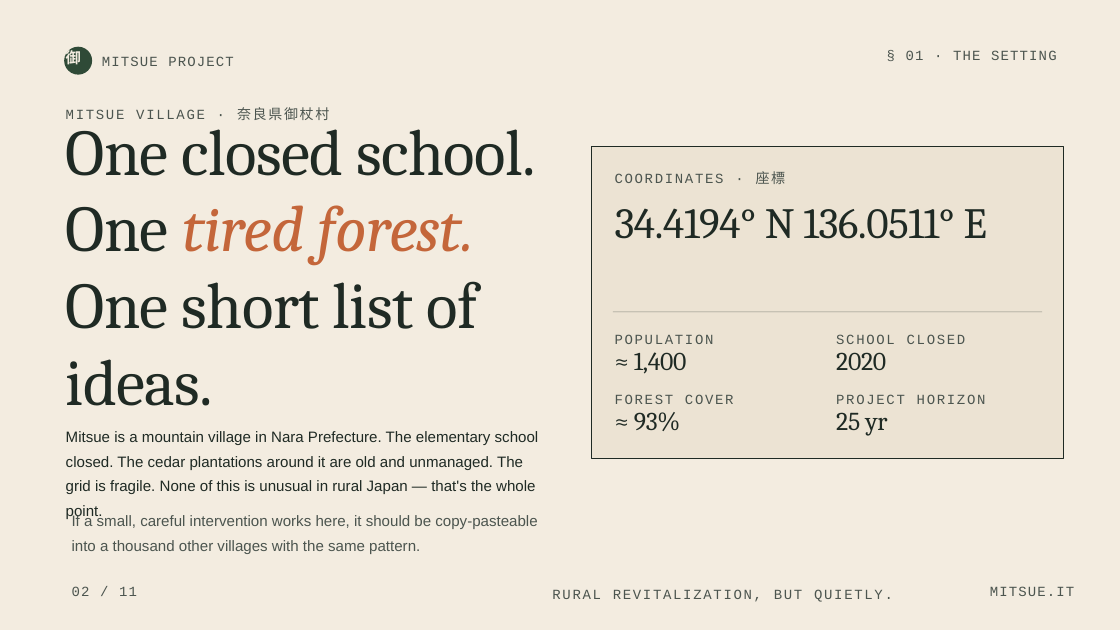
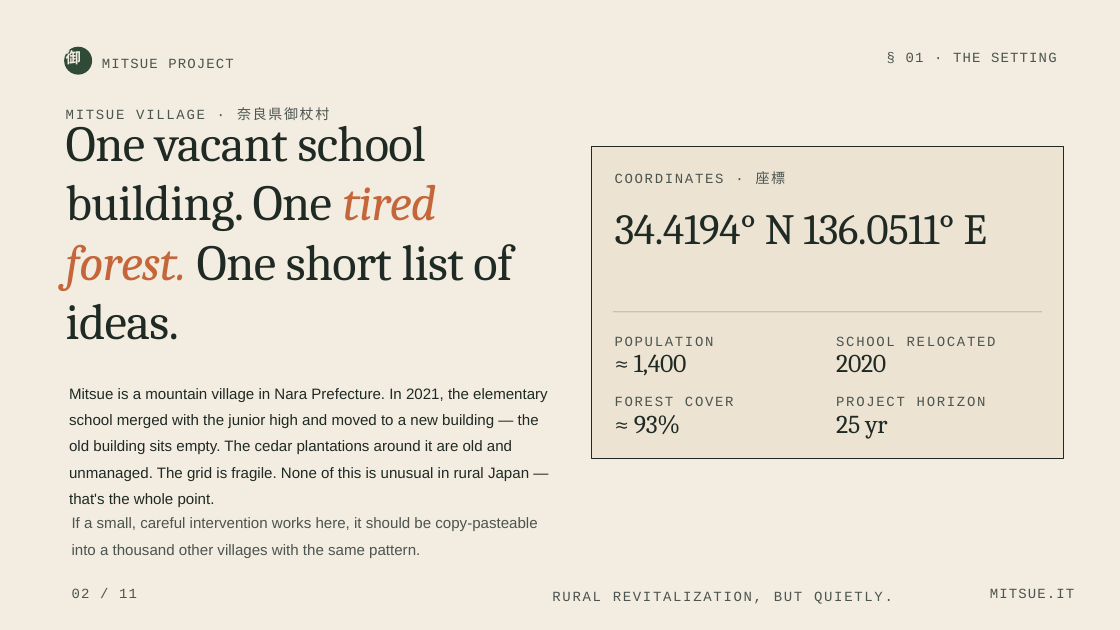
Before and after one commit to robouden/mitsue-ai-data-center, a slide deck: slide 2 of Mitsue Project Presentation.pptx. Drawn at 1120x630 pixels with LibreOffice and Linux fonts; fonts in the diff are those of the drawing. Boxes give left, top, right and bottom in pixels: in the first picture for what was removed or moved away, otherwise in the second. Text is boxed around its words. In the diff, an @@ line names an element or a change of style, - is before the commit and + after.

```diff
--- a/Mitsue Project Presentation.pptx
+++ b/Mitsue Project Presentation.pptx
@@ text at [66, 114, 512, 340]: text changed; size 84 to 65 pt @@
-One closed school. One tired forest. One short list of ideas.
+One vacant school building. One tired forest. One short list of ideas.
@@ text at [836, 336, 996, 346]: text changed @@
-SCHOOL CLOSED
+SCHOOL RELOCATED
@@ text at [69, 388, 548, 481]: text changed @@
-Mitsue is a mountain village in Nara Prefecture. The elementary school closed. The cedar plantations around it are old and unmanaged. The grid is fragile. None of this is unusual in rural Japan — that's the whole point.
+Mitsue is a mountain village in Nara Prefecture. In 2021, the elementary school merged with the junior high and moved to a new building — the old building sits empty. The cedar plantations around it are old and unmanaged. The grid is fragile. None of this is unusual in rural Japan — that's the whole point.
@@ line spacing 0.88 to 0.98 in 4 elements at [634, 354, 687, 376], [836, 354, 886, 372], [634, 415, 681, 434], [836, 415, 887, 438] @@
@@ text "If a small, careful intervention ..." at [72, 517, 537, 558]: line spacing 1.35 to 1.45 @@
@@ line spacing 0.9 to 1 in 9 elements at [102, 58, 233, 68], [906, 52, 1056, 62], [615, 214, 987, 245], [615, 336, 714, 346], [615, 396, 734, 406], [836, 396, 986, 406], [552, 591, 893, 604], [72, 588, 137, 598], [990, 588, 1074, 598] @@
```
Also in this commit, not shown: 10 other slides changed, 26 other files.
